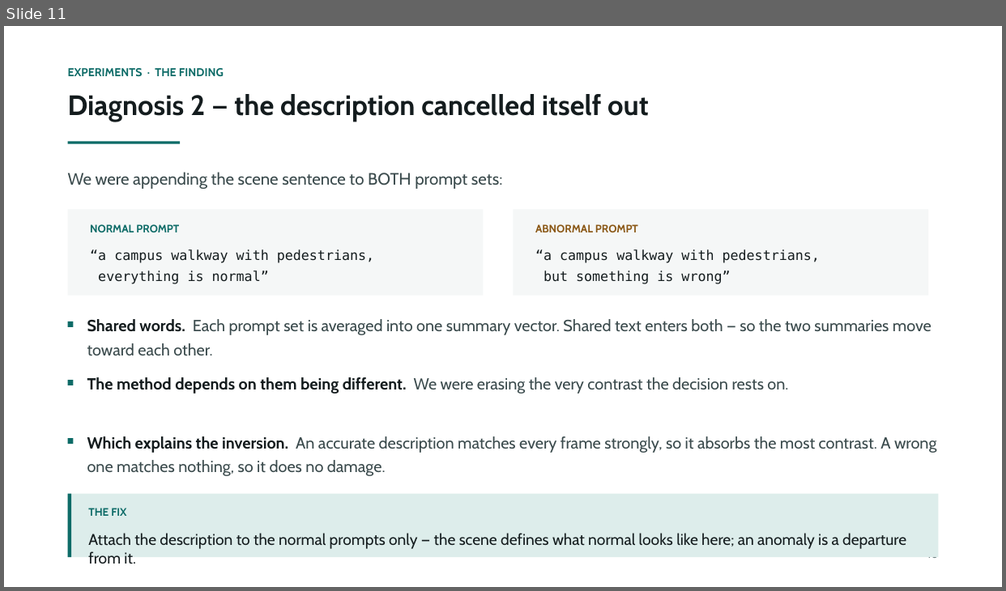
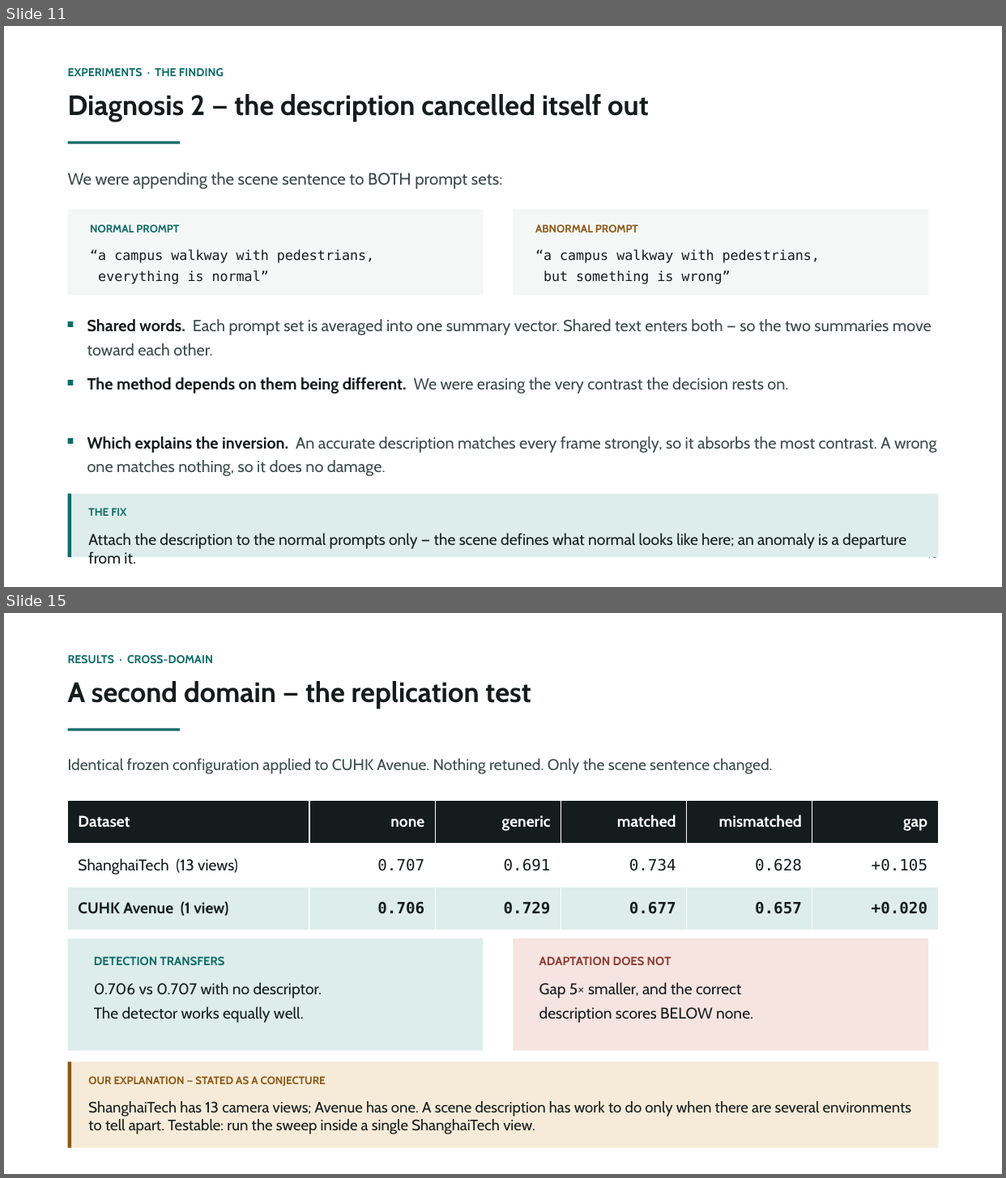
Before and after one commit to prakash-nitc/multimodal-anomaly-detection, a slide deck: docs/06_presentations/DA-ZVAD_Phase2_Review.pptx. Shown one above the other, each under a label of ours: slide 11 before the commit, slides 11 and 15 after it; the slides between them are not shown. The pictures are 1006x591 and 1006x1178 pixels, drawn with LibreOffice and Linux fonts; fonts in the diff are those of the drawing. Boxes give left, top, right and bottom in pixels: in the first picture for what was removed or moved away, otherwise in the second. Text is boxed around its words. In the diff, an @@ line names an element or a change of style, - is before the commit and + after.

```diff
--- a/docs/06_presentations/DA-ZVAD_Phase2_Review.pptx
+++ b/docs/06_presentations/DA-ZVAD_Phase2_Review.pptx
@@ slide 15 added at box(4, 613, 1002, 1174), background #FFFFFF @@
@@ text added at box(68, 655, 213, 664), 11 pt, text #0D6B67, bold @@
+RESULTS · CROSS-DOMAIN
@@ text added at box(68, 681, 530, 709), 27 pt, text #141C1E, bold @@
+A second domain — the replication test
@@ rectangle added at box(68, 728, 180, 731), fill #0D6B67 @@
@@ text added at box(68, 758, 772, 774), 15 pt, text #3A4A4C @@
+Identical frozen configuration applied to CUHK Avenue. Nothing retuned. Only the scene sentence changed.
@@ table added at box(68, 800, 938, 931), 3 rows, 6 columns @@
+Dataset | none | generic | matched | mismatched | gap
+ShanghaiTech (13 views) | 0.707 | 0.691 | 0.734 | 0.628 | +0.105
+CUHK Avenue (1 view) | 0.706 | 0.729 | 0.677 | 0.657 | +0.020
@@ rectangle added at box(68, 939, 484, 1051), fill #DDEDEB @@
@@ rectangle added at box(513, 939, 928, 1051), fill #F6E4E1 @@
@@ text added at box(94, 956, 225, 965), 11.5 pt, text #0D6B67, bold @@
+DETECTION TRANSFERS
@@ text added at box(539, 956, 671, 965), 11.5 pt, text #8C3A31, bold @@
+ADAPTATION DOES NOT
@@ text added at box(94, 982, 322, 1023), 15 pt, text #141C1E @@
+0.706 vs 0.707 with no descriptor.
+The detector works equally well.
@@ text added at box(539, 982, 753, 1023), 15 pt, text #141C1E @@
+Gap 5× smaller, and the correct
+description scores BELOW none.
@@ rectangle added at box(68, 1063, 938, 1148), fill #F6EBD8 @@
@@ rectangle added at box(68, 1063, 71, 1148), fill #8A5715 @@
@@ text added at box(88, 1076, 326, 1086), 10.5 pt, text #8A5715, bold @@
+OUR EXPLANATION — STATED AS A CONJECTURE
@@ text added at box(88, 1101, 911, 1135), 14.5 pt, text #141C1E @@
+ShanghaiTech has 13 camera views; Avenue has one. A scene description has work to do only when there are several environments to tell apart. Testable: run the sweep inside a single ShanghaiTech view.
```
Also in this commit, not shown: 14 slides changed, 1 other slide added, 1 slide removed, 1 other file.
